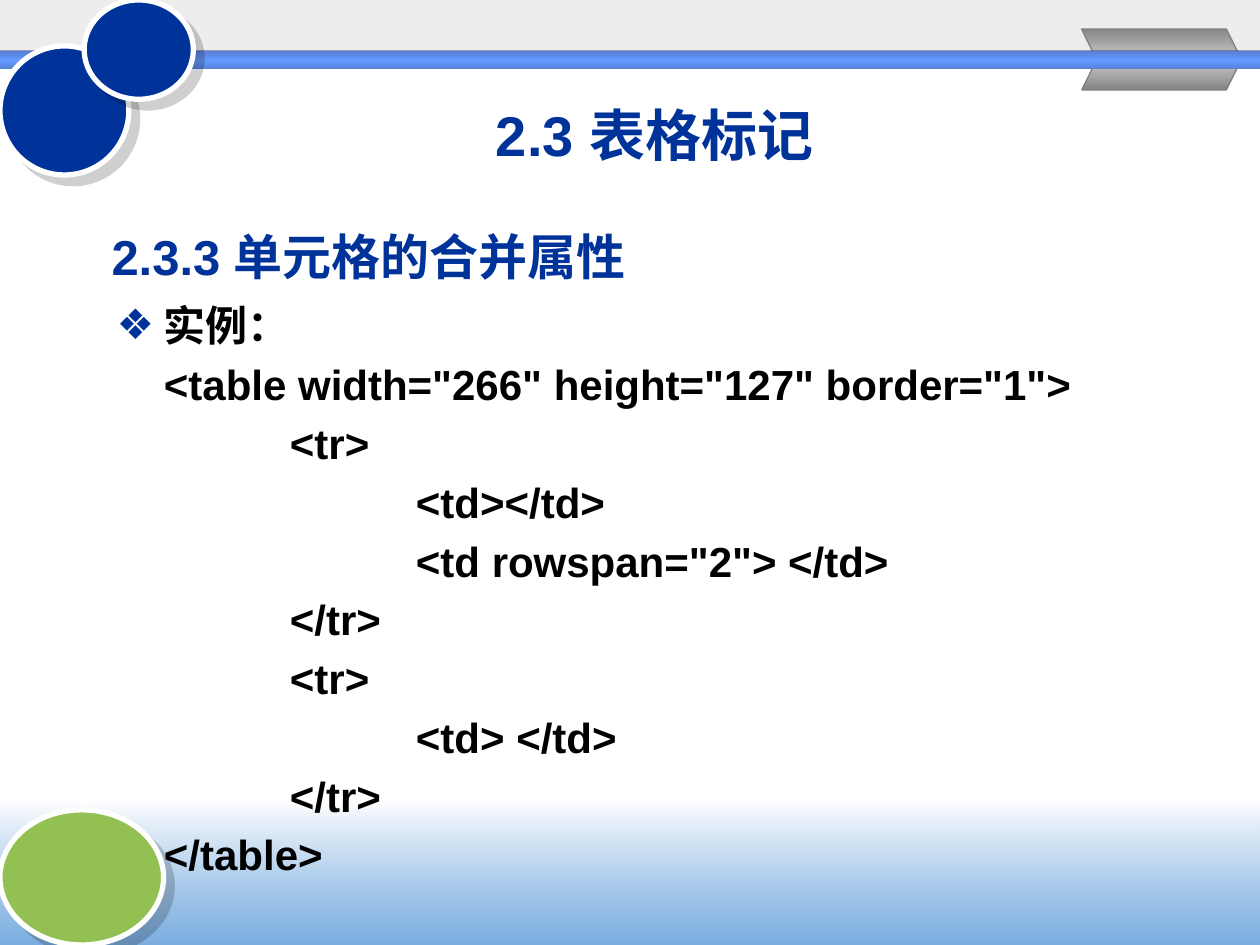
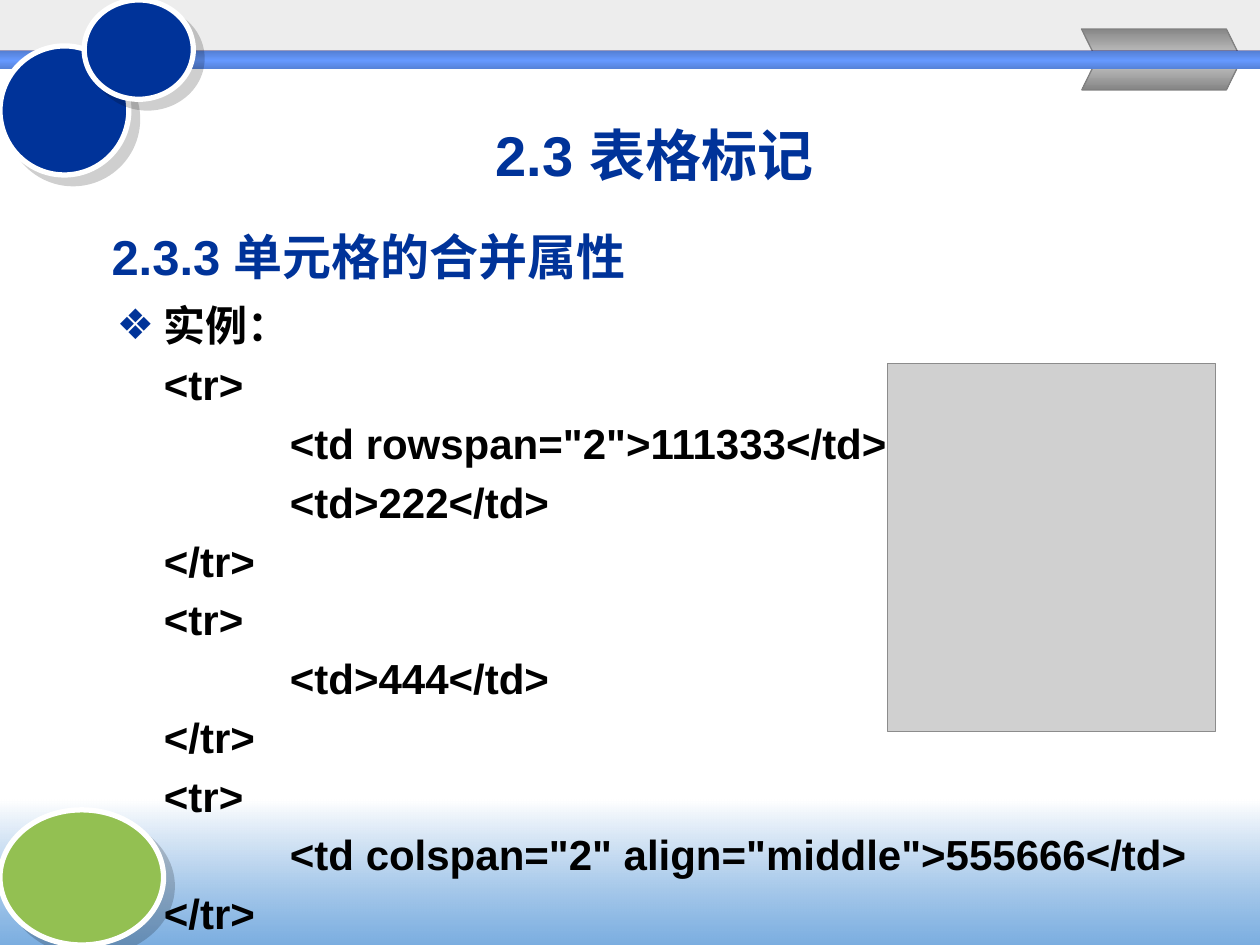
Before and after one commit to Chencao0928/Web-, a slide deck: slide 27 of chapter2/2HTML与CSS.pptx (slide 28 before the commit). Drawn at 1260x945 pixels with LibreOffice and Linux fonts; fonts in the diff are those of the drawing; grey boxes stand for pictures; background and template pictures are left out. Boxes give left, top, right and bottom in pixels: in the first picture for what was removed or moved away, otherwise in the second. Text is boxed around its words. In the diff, an @@ line names an element or a change of style, - is before the commit and + after.

```diff
--- a/chapter2/2HTML与CSS.pptx
+++ b/chapter2/2HTML与CSS.pptx
@@ title "2.3 表格标记": place and size @@
-title "2.3 表格标记" at box(496, 108, 813, 161)
+title "2.3 表格标记" at box(496, 128, 813, 181)
@@ text at box(164, 369, 1071, 409): paragraph removed @@
-<table width="266" height="127" border="1">
@@ picture added at box(888, 363, 1216, 731) @@
@@ text at box(290, 428, 887, 519): text changed @@
-<td></td>
-<td rowspan="2"> </td>
+<td rowspan="2">111333</td>
+<td>222</td>
@@ text at box(290, 663, 549, 695): text changed @@
-<td> </td>
+<td>444</td>
@@ text at box(164, 784, 1186, 879): text changed @@
-</table>
+<tr>
+<td colspan="2" align="middle">555666</td>
+</tr>
```
Also in this commit, not shown: 36 other slides changed, 7 slides removed, 4 other files.
